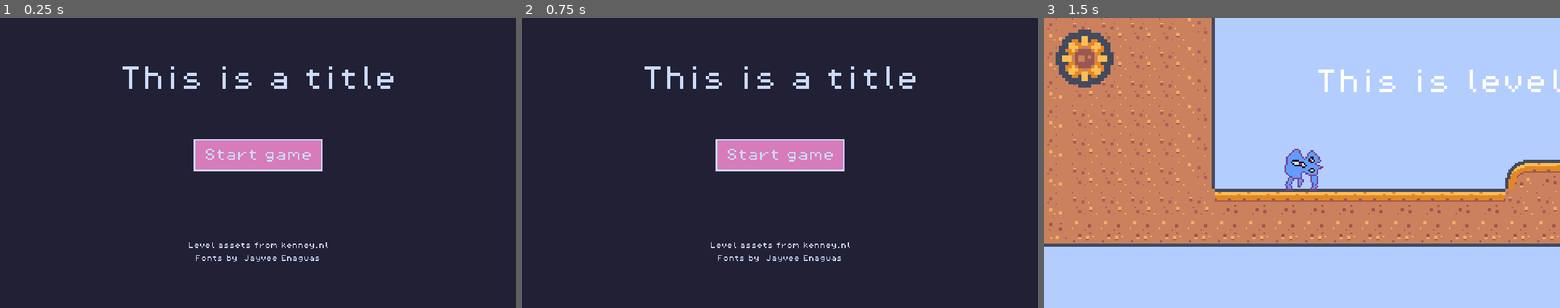
Above: before the commit, frames 1-3 (left to right).
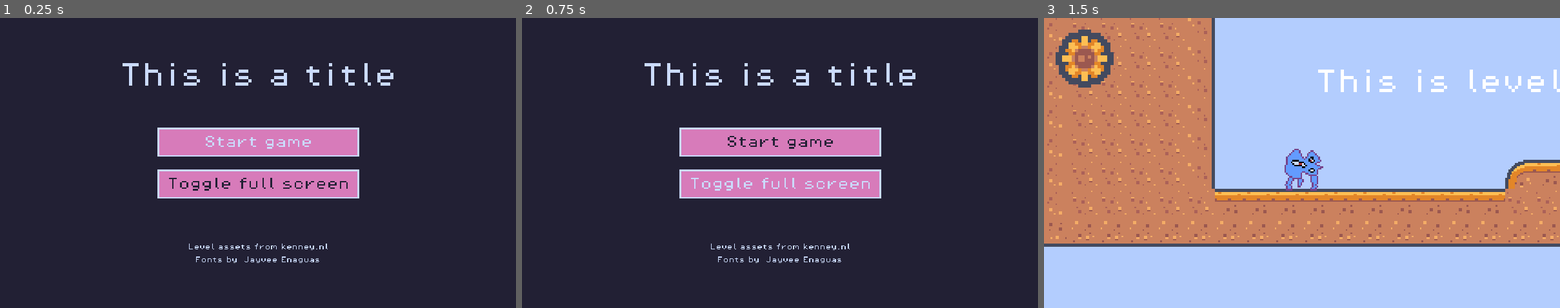
Above: after the commit, the same moments.

Repository: yndajas/ludum-dare-54
Game: Godot game, scene res://scenes/main_menu.tscn
Same seed, same stepped clock (60 frames per second), same inputs: the game is played once before the commit and once after it.
Inputs (mouse positions are in pixels of both pictures, inside the frame that each line leads up to):
- Up to frame 1 (0.25 s): no input
- Up to frame 2 (0.75 s): click (780, 183) at 0.5 s, where only the run after the commit has a clickable "Toggle full screen"
- Up to frame 3 (1.5 s): click "Start game" at 1.25 s

The runs differ from the first frame. In frame 1, 8.7% of the frame differs, in the area x 23-77%, y 15-85%; in frame 2, 9.0%; in frame 3, nothing differs.

Commit message:
Add full screen toggle
- add full screen toggle button
- contain main menu items in a `VBoxContainer`*
- add wraparound so that if you press down from the bottom it goes to
  the top and vice versa. This is done with focus neighbour top/bottom
  in the button inspector view
- grab focus on button on mouse hover - without this, when one button
  has focus and the other is hovered on by the mouse, both will be
  highlighted but the keyboard controls will select the one the focused
  item (i.e. not the mouse hovered item). This is done with a signal
  and receiver method

* while @brettchalupa uses the `VFlowContainer` in [their tutorial][1],
I found that this would constrain the dimensions of the child buttons,
and I couldn't find a way to resize them. I'm also unsure about how to
vertically resize the child buttons with the `VBoxContainer`, but it
looks more right, and the horizontal size is determined by the container
width

[1]: https://www.youtube.com/watch?v=FNEAJsry5sA&t=10061s

Diff:
--- a/scenes/main_menu.tscn
+++ b/scenes/main_menu.tscn
@@ -13,9 +13,9 @@
 texture = ExtResource("2_phc6h")
 
 [node name="Title" type="RichTextLabel" parent="."]
-offset_top = 60.0
+offset_top = 56.0
 offset_right = 640.0
-offset_bottom = 103.0
+offset_bottom = 99.0
 theme_override_colors/default_color = Color(0.796078, 0.858824, 0.988235, 1)
 theme_override_fonts/normal_font = ExtResource("3_w6bm7")
 theme_override_font_sizes/normal_font_size = 32
@@ -23,9 +23,9 @@
 text = "[center]This is a title"
 
 [node name="Credits" type="RichTextLabel" parent="."]
-offset_top = 278.0
+offset_top = 280.0
 offset_right = 640.0
-offset_bottom = 325.0
+offset_bottom = 327.0
 theme_override_colors/default_color = Color(0.796078, 0.858824, 0.988235, 1)
 theme_override_fonts/normal_font = ExtResource("3_w6bm7")
 theme_override_font_sizes/normal_font_size = 8
@@ -34,11 +34,17 @@
 
 [center]Fonts by  Jayvee Enaguas"
 
-[node name="StartButton" type="Button" parent="."]
-offset_left = 240.0
-offset_top = 150.0
-offset_right = 400.0
-offset_bottom = 190.0
+[node name="MenuItems" type="VBoxContainer" parent="."]
+offset_left = 195.0
+offset_top = 136.0
+offset_right = 445.0
+offset_bottom = 224.0
+theme_override_constants/separation = 16
+
+[node name="StartButton" type="Button" parent="MenuItems"]
+layout_mode = 2
+focus_neighbor_top = NodePath("../ToggleFullScreenButton")
+mouse_default_cursor_shape = 2
 theme_override_colors/font_color = Color(0.133333, 0.12549, 0.203922, 1)
 theme_override_colors/font_pressed_color = Color(1, 1, 1, 1)
 theme_override_colors/font_hover_color = Color(0.796078, 0.858824, 0.988235, 1)
@@ -51,5 +57,27 @@
 theme_override_styles/pressed = ExtResource("4_g4ys0")
 theme_override_styles/focus = ExtResource("4_g4ys0")
 text = "Start game"
+vertical_icon_alignment = 0
 
-[connection signal="pressed" from="StartButton" to="." method="_on_button_pressed"]
+[node name="ToggleFullScreenButton" type="Button" parent="MenuItems"]
+layout_mode = 2
+focus_neighbor_bottom = NodePath("../StartButton")
+mouse_default_cursor_shape = 2
+theme_override_colors/font_color = Color(0.133333, 0.12549, 0.203922, 1)
+theme_override_colors/font_pressed_color = Color(1, 1, 1, 1)
+theme_override_colors/font_hover_color = Color(0.796078, 0.858824, 0.988235, 1)
+theme_override_colors/font_focus_color = Color(0.796078, 0.858824, 0.988235, 1)
+theme_override_colors/font_hover_pressed_color = Color(1, 1, 1, 1)
+theme_override_fonts/font = ExtResource("3_w6bm7")
+theme_override_font_sizes/font_size = 16
+theme_override_styles/normal = ExtResource("4_g4ys0")
+theme_override_styles/hover = ExtResource("4_g4ys0")
+theme_override_styles/pressed = ExtResource("4_g4ys0")
+theme_override_styles/focus = ExtResource("4_g4ys0")
+text = "Toggle full screen"
+vertical_icon_alignment = 0
+
+[connection signal="mouse_entered" from="MenuItems/StartButton" to="." method="_on_start_button_mouse_entered"]
+[connection signal="pressed" from="MenuItems/StartButton" to="." method="_on_button_pressed"]
+[connection signal="mouse_entered" from="MenuItems/ToggleFullScreenButton" to="." method="_on_toggle_full_screen_button_mouse_entered"]
+[connection signal="pressed" from="MenuItems/ToggleFullScreenButton" to="." method="_on_toggle_full_screen_button_pressed"]
--- a/scripts/main_menu.gd
+++ b/scripts/main_menu.gd
@@ -2,7 +2,7 @@
 
 # Called when the node enters the scene tree for the first time.
 func _ready() -> void:
-	$StartButton.grab_focus()
+	$MenuItems/StartButton.grab_focus()
 
 # Called every frame. 'delta' is the elapsed time since the previous frame.
 func _process(delta: float) -> void:
@@ -10,3 +10,15 @@
 
 func _on_button_pressed() -> void:
 	get_tree().change_scene_to_file("res://scenes/level_1.tscn")
+
+func _on_toggle_full_screen_button_pressed() -> void:
+	if DisplayServer.window_get_mode() == DisplayServer.WINDOW_MODE_FULLSCREEN:
+		DisplayServer.window_set_mode(DisplayServer.WINDOW_MODE_WINDOWED)
+	else:
+		DisplayServer.window_set_mode(DisplayServer.WINDOW_MODE_FULLSCREEN)
+
+func _on_start_button_mouse_entered() -> void:
+	$MenuItems/StartButton.grab_focus()
+
+func _on_toggle_full_screen_button_mouse_entered() -> void:
+	$MenuItems/ToggleFullScreenButton.grab_focus()
Not shown, changed: todo.md
